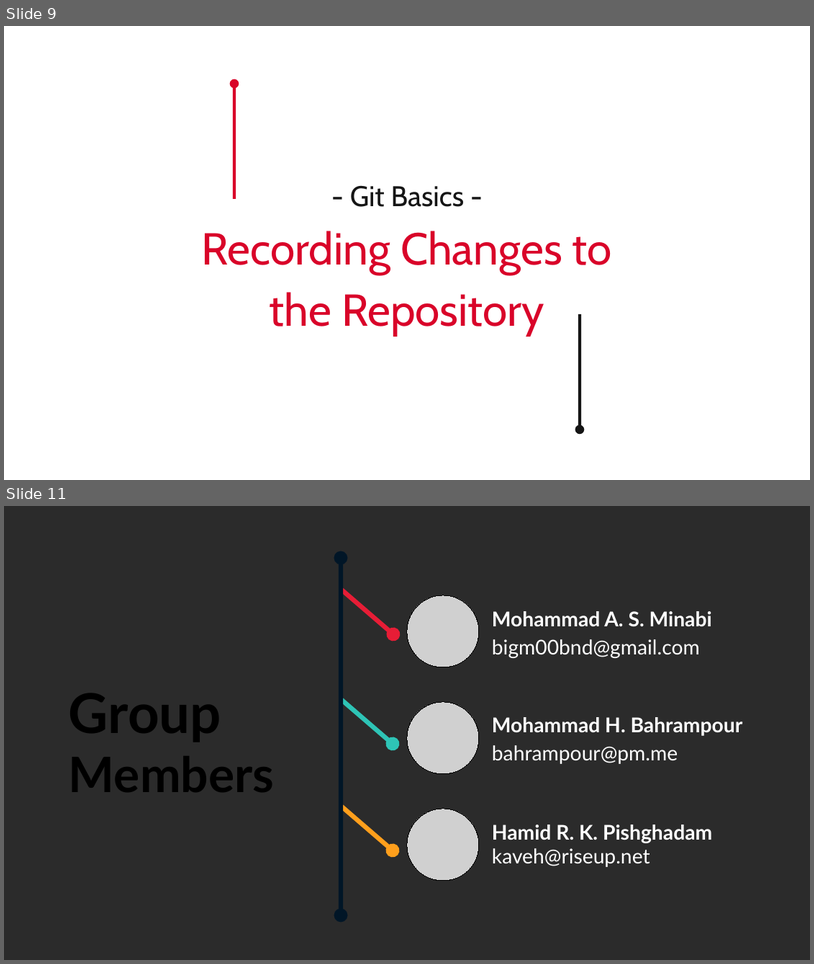
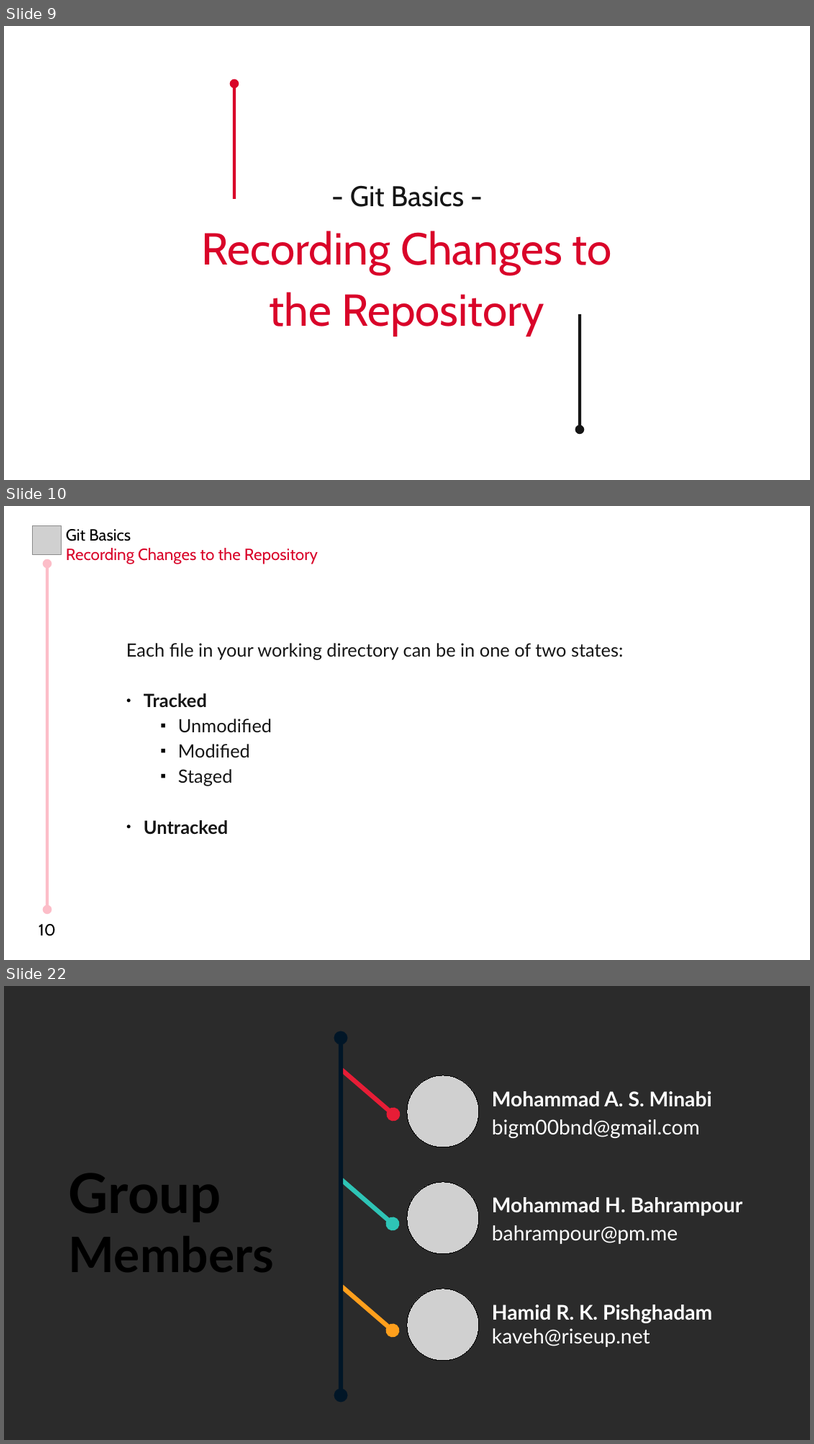
Before and after one commit to MHBahrampour/git-presentation-files, a slide deck: Chapter 2/Chapter 2.odp. Shown one above the other, each under a label of ours: slides 9 and 11 before the commit, slides 9, 10 and 22 after it; the slides between them are not shown. The pictures are 814x964 and 814x1444 pixels, drawn with LibreOffice and Linux fonts; fonts in the diff are those of the drawing; grey boxes stand for pictures; background and template pictures are left out; a plain dark background stands for a picture behind light text. Boxes give left, top, right and bottom in pixels: in the first picture for what was removed or moved away, otherwise in the second. Text is boxed around its words. In the diff, an @@ line names an element or a change of style, - is before the commit and + after.

```diff
--- a/Chapter 2/Chapter 2.odp
+++ b/Chapter 2/Chapter 2.odp
@@ slide 10 added at [4, 506, 810, 960], background #FFFFFF @@
@@ picture added at [33, 526, 61, 555] @@
@@ text added at [66, 529, 318, 564], 16 pt, text #D90429 @@
+Git Basics
+Recording Changes to the Repository
@@ double arrow added from (47, 564) to (47, 909), #FCBDC8 3 pt @@
@@ text added at [126, 643, 623, 834], 18 pt, text #151515 @@
+Each file in your working directory can be in one of two states:
+● Tracked
+    ■ Unmodified
+    ■ Modified
+    ■ Staged
+● Untracked
@@ text added at [39, 924, 56, 936], 16 pt, text #000000 @@
+10
@@ what was slide 11 is now slide 22 @@
```
Also in this commit, not shown: 2 slides changed, 10 other slides added.
